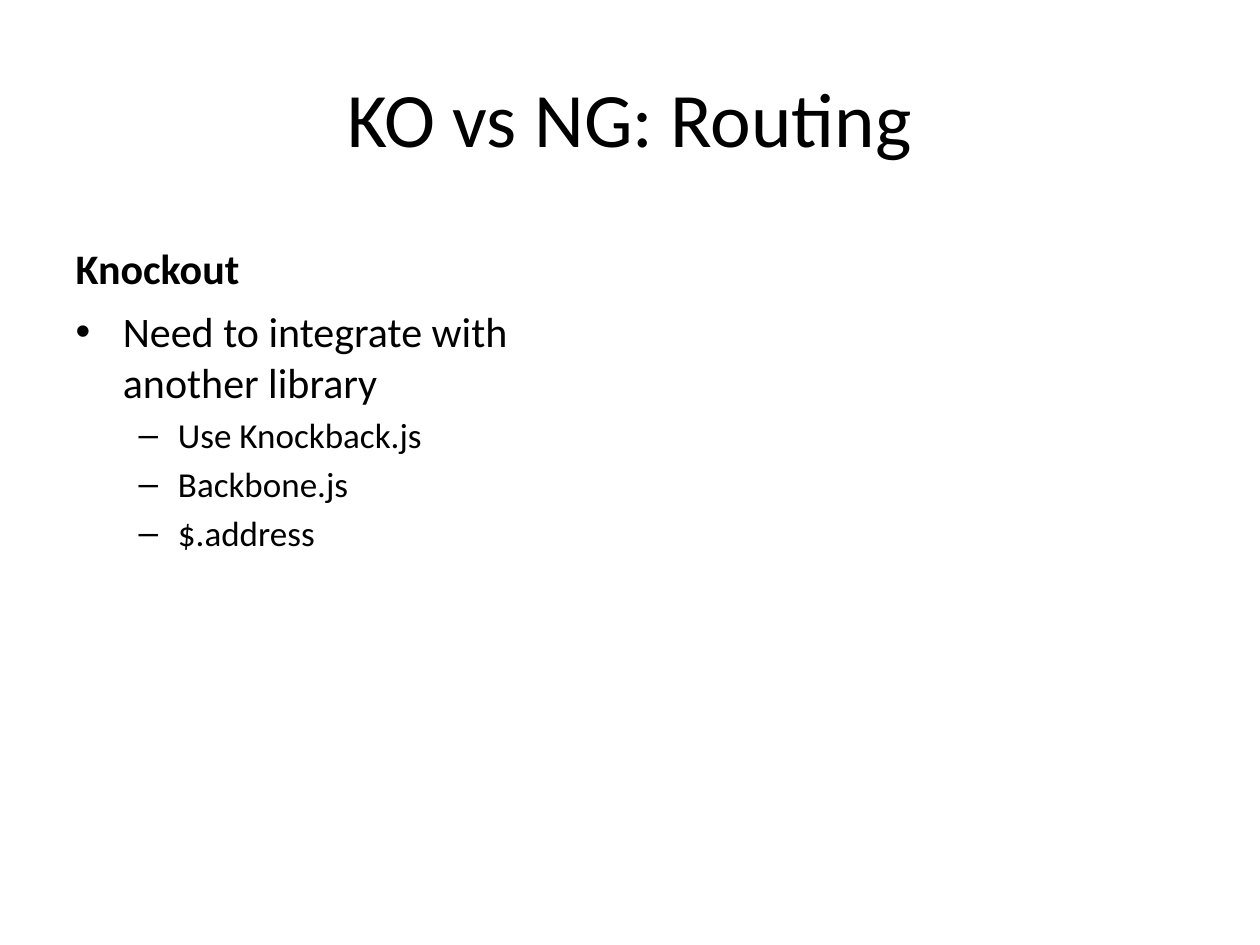
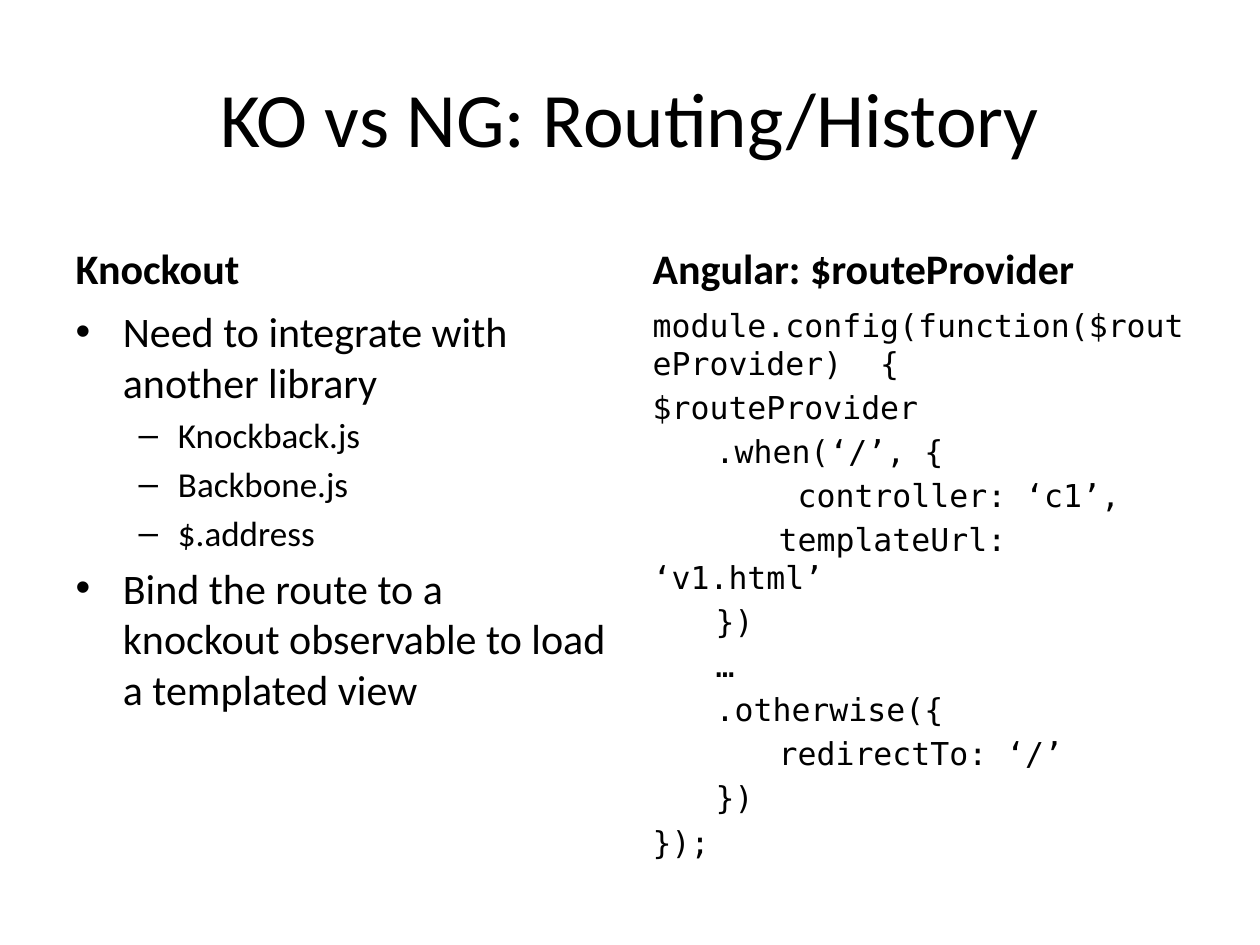
Before and after one commit to Moollihawkja/KOvsNG, a slide deck: slide 13 of KOvsNG.pptx (slide 12 before the commit). Drawn at 1260x945 pixels with LibreOffice and Linux fonts; fonts in the diff are those of the drawing. Boxes give left, top, right and bottom in pixels: in the first picture for what was removed or moved away, otherwise in the second. Text is boxed around its words. In the diff, an @@ line names an element or a change of style, - is before the commit and + after.

Commit message:
Added Angular learning

```diff
--- a/KOvsNG.pptx
+++ b/KOvsNG.pptx
@@ title at <box>220,93,1039,161</box>: text changed @@
-KO vs NG: Routing
+KO vs NG: Routing/History
@@ text added at <box>653,254,1074,291</box>, 24 pt, text #000000, bold @@
+Angular: $routeProvider
@@ text added at <box>653,313,1184,766</box>, 18 pt, text #000000 @@
+module.config(function($routeProvider) {
+$routeProvider
+.when(‘/’, {
+controller: ‘c1’,
+templateUrl: ‘v1.html’
+})
+…
+.otherwise({
+redirectTo: ‘/’
+})
+});
@@ text at <box>178,423,360,454</box>: text changed @@
-  – Use Knockback.js
+  – Knockback.js
@@ text at <box>123,574,605,712</box>: paragraph added @@
+• Bind the route to a knockout observable to load a templated view
```
Also in this commit, not shown: 14 other slides changed, 1 slide added, 1 slide removed, 5 other files.
